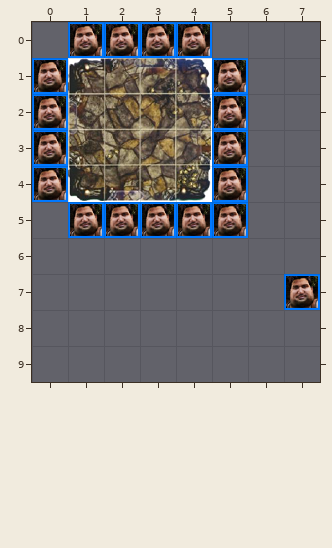
Tiled map -- source/data/map/source/collision_test.tmx. Above: the version before the commit.
Cells are 50x50 px. Shown: x 0..7, y 0..9.
Now the later version:
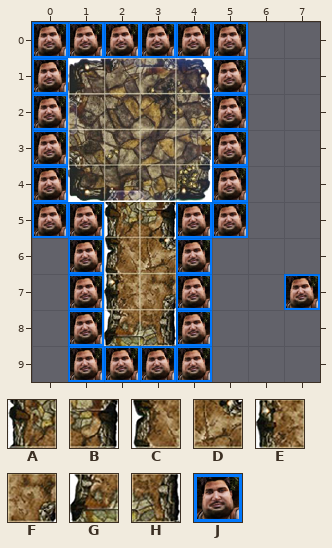
Key: from "level": A 4, B 5, C 14, D 15, E 24, F 25, G 34, H 35, J 40.
_ is an empty cell.
Objects are placed by their top-left corner, in cells (3,4 is the top-left corner of cell 3,4); size is 1x1 cell unless given.
Author's note on the commit: Increased size of test map
Difference:
Layer "map":
y 5: x 2..3 __ -> AB
y 6: x 2..3 __ -> CD
y 7: x 2..3 __ -> EF
y 8: x 2..3 __ -> GH
Layer "collision":
added: J at 5,0
added: J at 0,0
added: J at 0,5
added: J at 4,6
added: J at 1,6
added: J at 4,7
added: J at 1,7
added: J at 4,8
added: J at 1,8
added: J at 4,9
added: J at 1,9
added: J at 2,9
added: J at 3,9
removed: J at 2,5
removed: J at 3,5
Where, in picture pixels (left, top, right, bottom), the same in both pictures:
added: (32, 22, 68, 58)
added: (212, 22, 248, 58)
changed: (32, 202, 212, 382)
